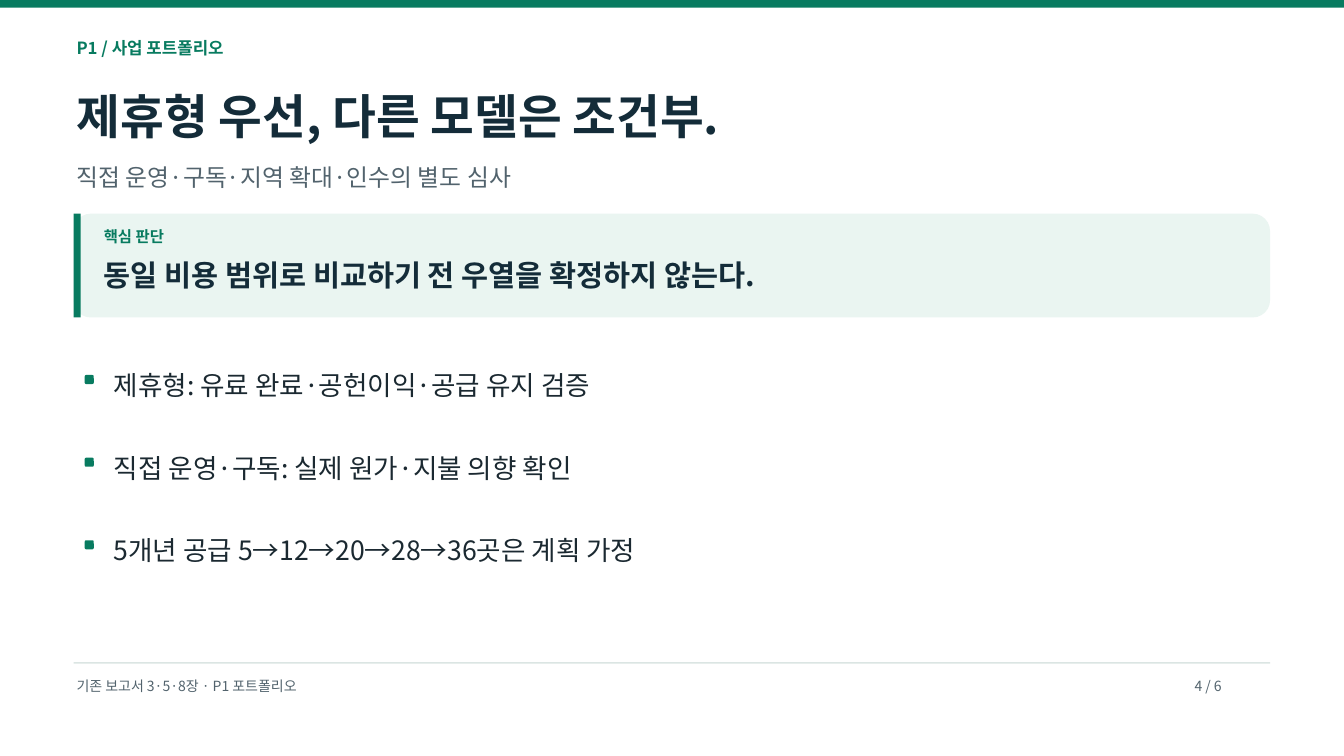
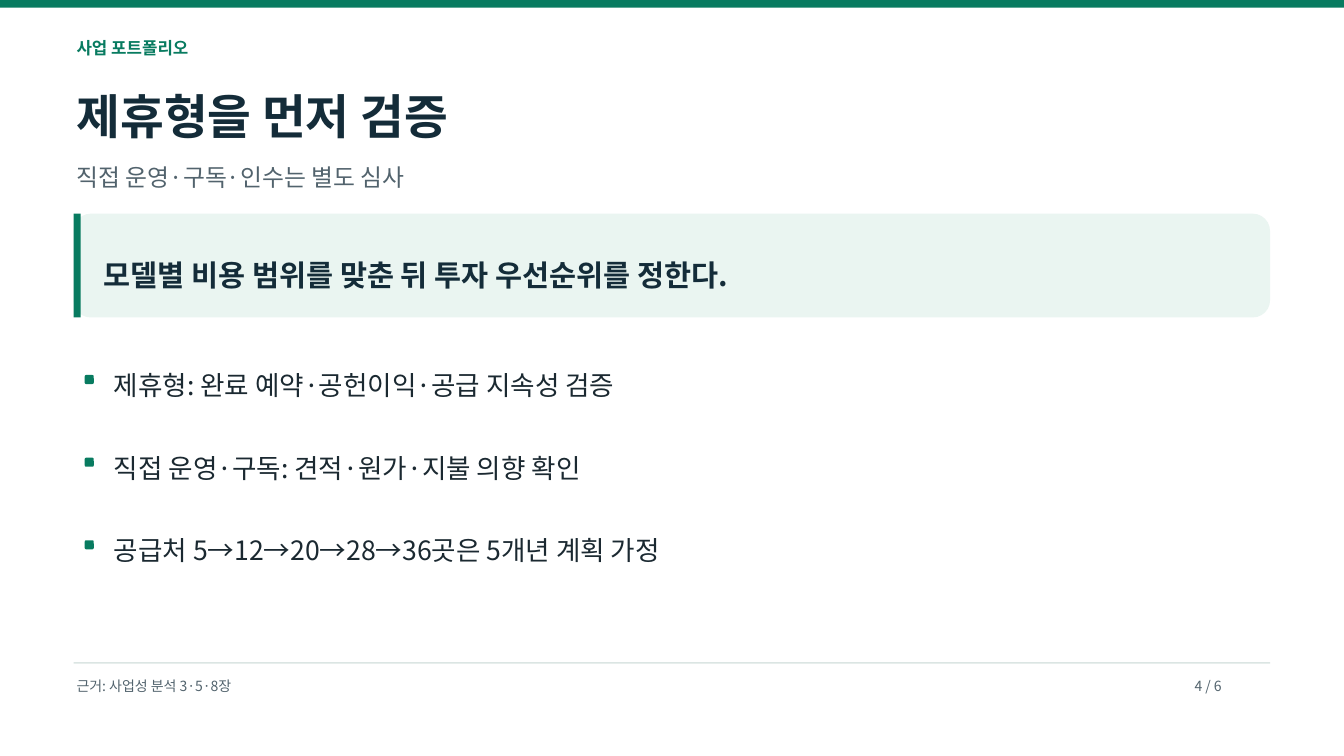
Before and after one commit to dohyunkimmm/footmate-case-study, a slide deck: slide 4 of src/case-study/downloads/footmate_strategy_p0_p2.pptx. Drawn at 1344x756 pixels with LibreOffice and Linux fonts; fonts in the diff are those of the drawing. Boxes give left, top, right and bottom in pixels: in the first picture for what was removed or moved away, otherwise in the second. Text is boxed around its words. In the diff, an @@ line names an element or a change of style, - is before the commit and + after.

```diff
--- a/src/case-study/downloads/footmate_strategy_p0_p2.pptx
+++ b/src/case-study/downloads/footmate_strategy_p0_p2.pptx
@@ text at box(77, 40, 188, 56): text changed @@
-P1 / 사업 포트폴리오
+사업 포트폴리오
@@ text at box(77, 93, 449, 139): text changed @@
-제휴형 우선, 다른 모델은 조건부.
+제휴형을 먼저 검증
@@ text at box(77, 166, 405, 188): text changed @@
-직접 운영·구독·지역 확대·인수의 별도 심사
+직접 운영·구독·인수는 별도 심사
@@ text removed at box(104, 229, 164, 244) @@
-핵심 판단
@@ text at box(104, 261, 728, 289): text changed @@
-동일 비용 범위로 비교하기 전 우열을 확정하지 않는다.
+모델별 비용 범위를 맞춘 뒤 투자 우선순위를 정한다.
@@ text at box(114, 372, 614, 397): text changed @@
-제휴형: 유료 완료·공헌이익·공급 유지 검증
+제휴형: 완료 예약·공헌이익·공급 지속성 검증
@@ text at box(114, 456, 581, 481): text changed @@
-직접 운영·구독: 실제 원가·지불 의향 확인
+직접 운영·구독: 견적·원가·지불 의향 확인
@@ text at box(114, 538, 660, 562): text changed @@
-5개년 공급 5→12→20→28→36곳은 계획 가정
+공급처 5→12→20→28→36곳은 5개년 계획 가정
@@ text at box(77, 679, 232, 692): text changed @@
-기존 보고서 3·5·8장 · P1 포트폴리오
+근거: 사업성 분석 3·5·8장
```
Also in this commit, not shown: 5 other slides changed, 15 other files.
